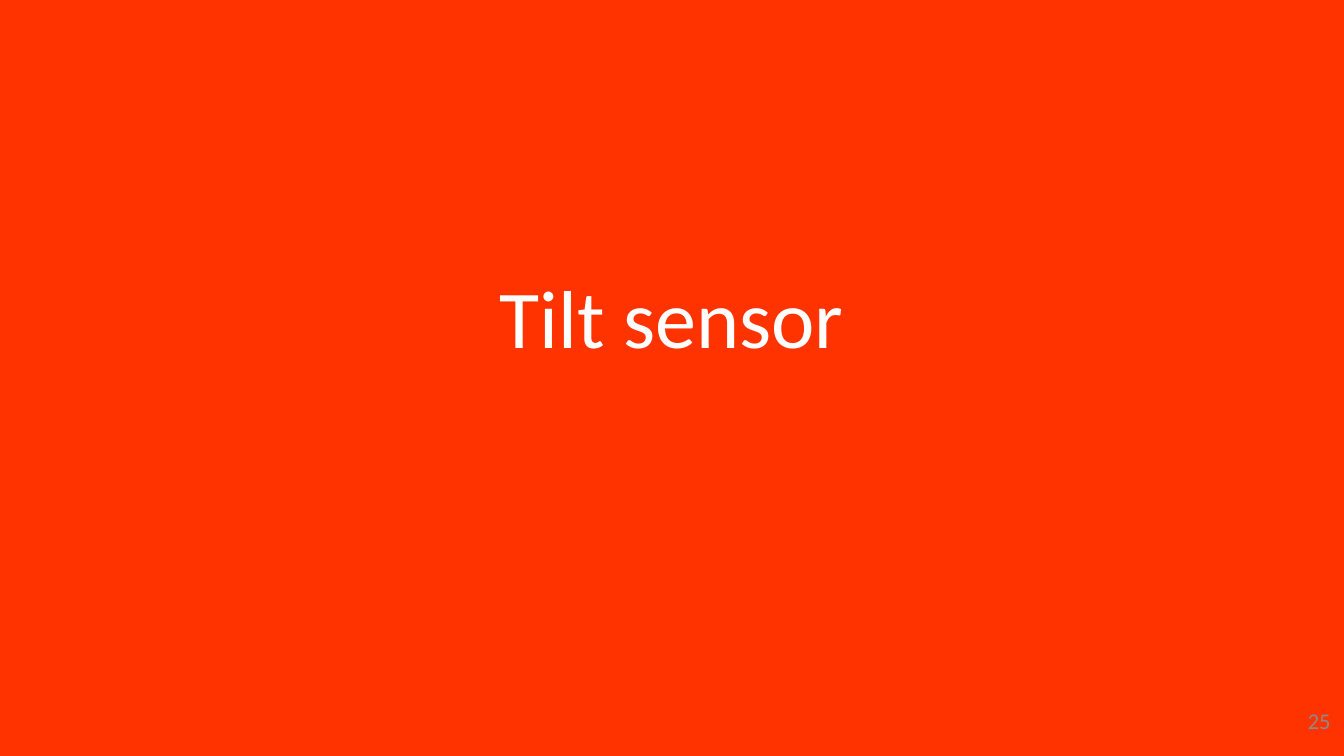
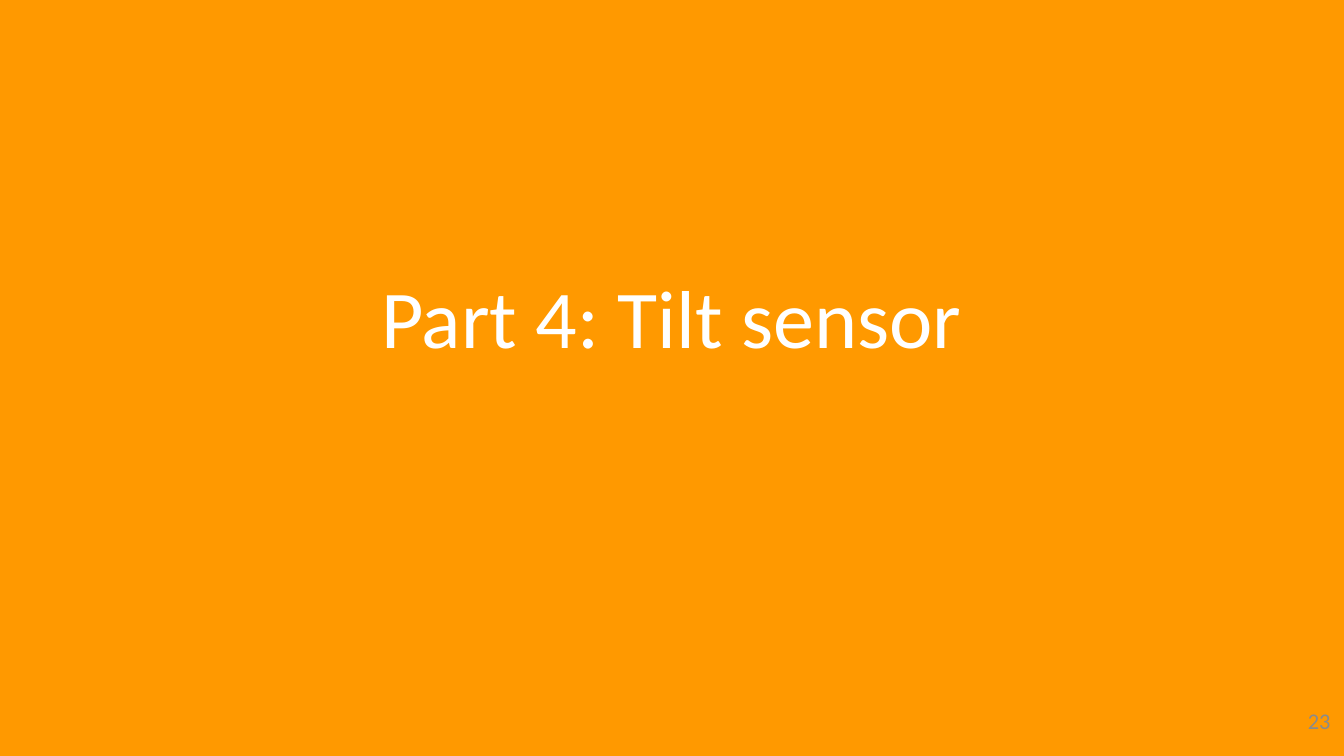
Before and after one commit to hansdejongehv/scratchClient-Tutorials, a slide deck: slide 23 of scratchClientTutorial/UK---English/UK - 3 - scratchCl Advanced Tutorial.pptx (slide 25 before the commit). Drawn at 1344x756 pixels with LibreOffice and Linux fonts; fonts in the diff are those of the drawing. Boxes give left, top, right and bottom in pixels: in the first picture for what was removed or moved away, otherwise in the second. Text is boxed around its words. In the diff, an @@ line names an element or a change of style, - is before the commit and + after.

```diff
--- a/scratchClientTutorial/UK---English/UK - 3 - scratchCl Advanced Tutorial.pptx
+++ b/scratchClientTutorial/UK---English/UK - 3 - scratchCl Advanced Tutorial.pptx
@@ background #FF3300 to #FF9900 @@
@@ title at box(381, 291, 962, 349): text changed @@
-Tilt sensor
+Part 4: Tilt sensor
@@ page number at box(1308, 714, 1331, 729): text changed @@
-25
+23
```
Also in this commit, not shown: 20 other slides changed, 2 slides removed, 41 other files.
